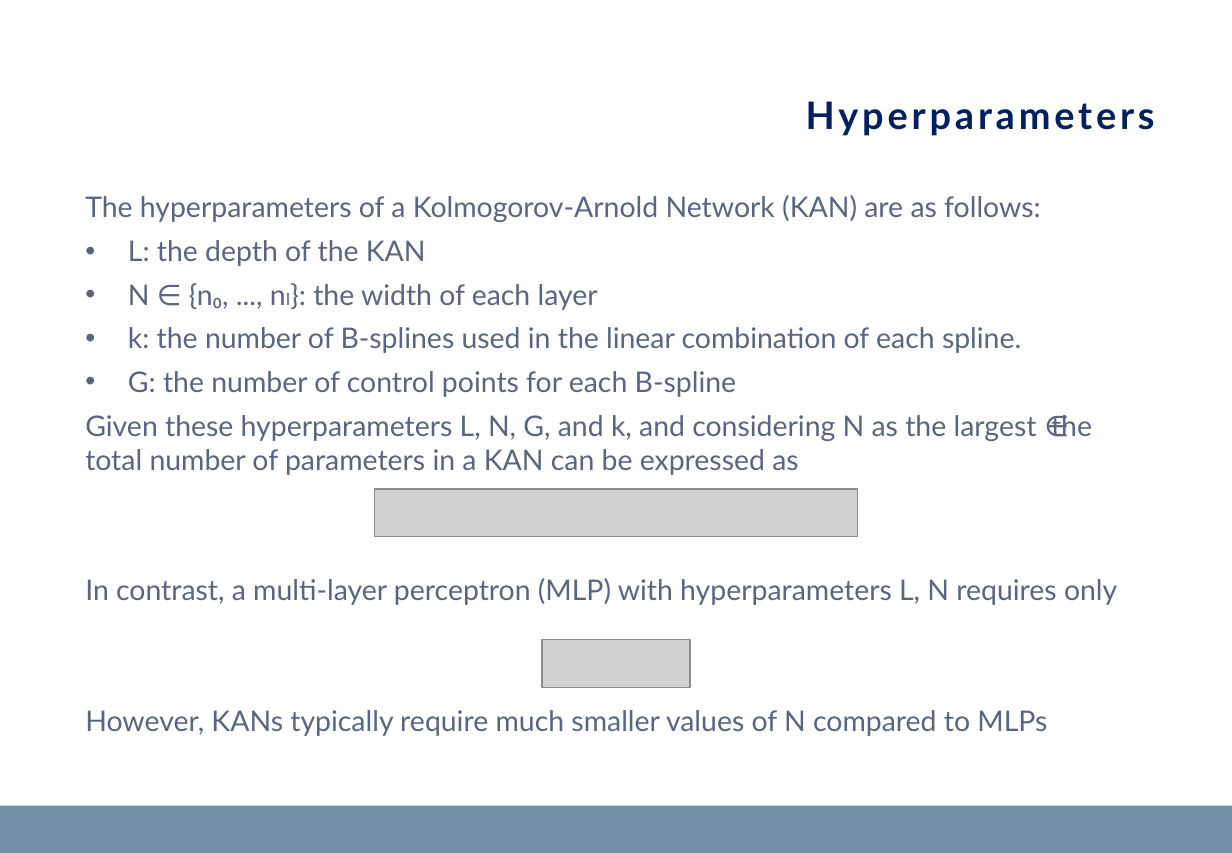
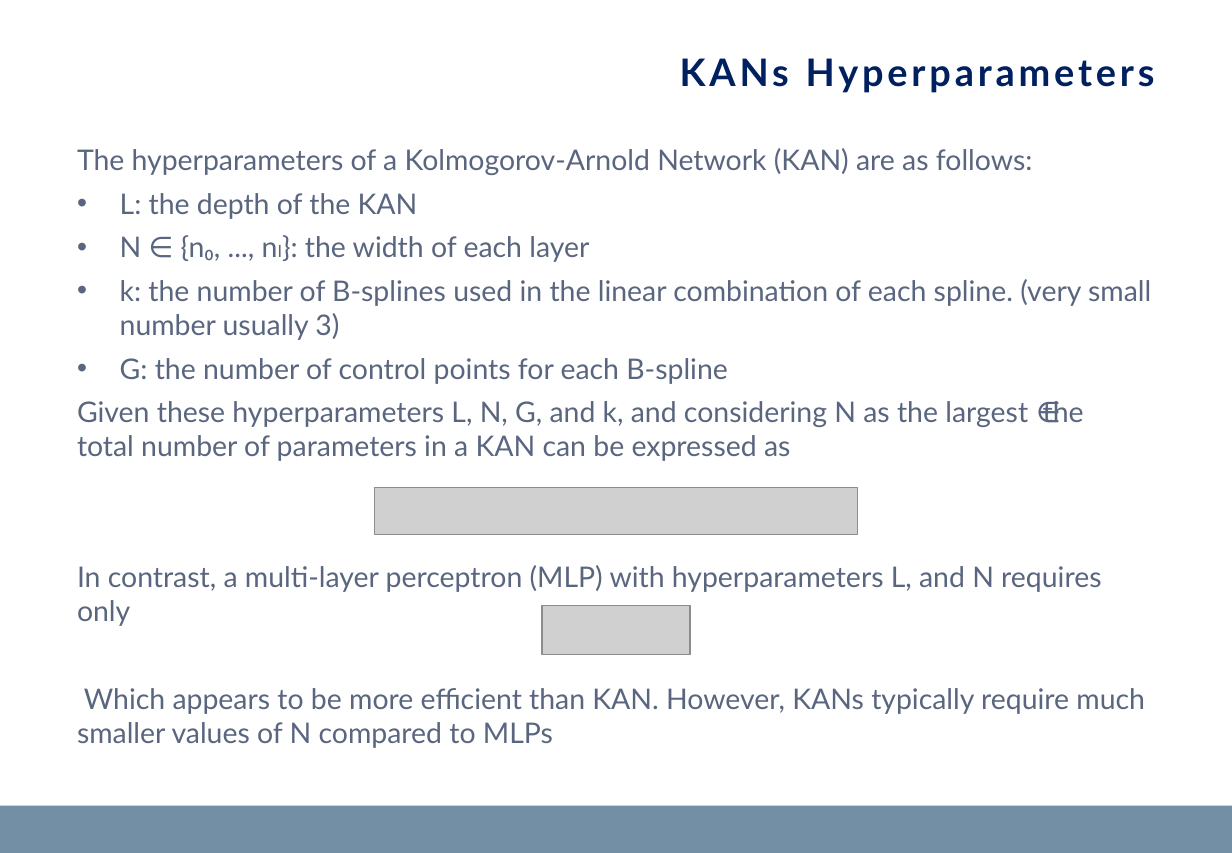
Before and after one commit to matteopasqual02/KAN-naml, a slide deck: slide 12 of KANs_presentation.pptx (slide 10 before the commit). Drawn at 1232x853 pixels with LibreOffice and Linux fonts; fonts in the diff are those of the drawing; grey boxes stand for pictures; background and template pictures are left out. Boxes give left, top, right and bottom in pixels: in the first picture for what was removed or moved away, otherwise in the second. Text is boxed around its words. In the diff, an @@ line names an element or a change of style, - is before the commit and + after.

```diff
--- a/KANs_presentation.pptx
+++ b/KANs_presentation.pptx
@@ text "The hyperparameters of a Kolmogorov-Arnold ...": place and size @@
-text "The hyperparameters of a Kolmogorov-Arnold ..." at [85, 195, 1117, 736]
+text "The hyperparameters of a Kolmogorov-Arnold ..." at [77, 148, 1151, 748]
@@ title at [132, 149, 344, 175]: text changed @@
-Hyperparameters
+KANs Hyperparameters
@@ text at [120, 279, 1151, 340]: text changed @@
-• k: the number of B-splines used in the linear combination of each spline.
+• k: the number of B-splines used in the linear combination of each spline. (very small number usually 3)
@@ text at [77, 565, 1145, 748]: text changed @@
-In contrast, a multi-layer perceptron (MLP) with hyperparameters L, N requires only
-However, KANs typically require much smaller values of N compared to MLPs
+In contrast, a multi-layer perceptron (MLP) with hyperparameters L, and N requires only
+Which appears to be more efficient than KAN. However, KANs typically require much smaller values of N compared to MLPs
@@ picture: place and size @@
-picture at [543, 639, 691, 688]
+picture at [543, 606, 691, 655]
```
Also in this commit, not shown: 9 other slides changed, 1 slide added, 2 other files.
